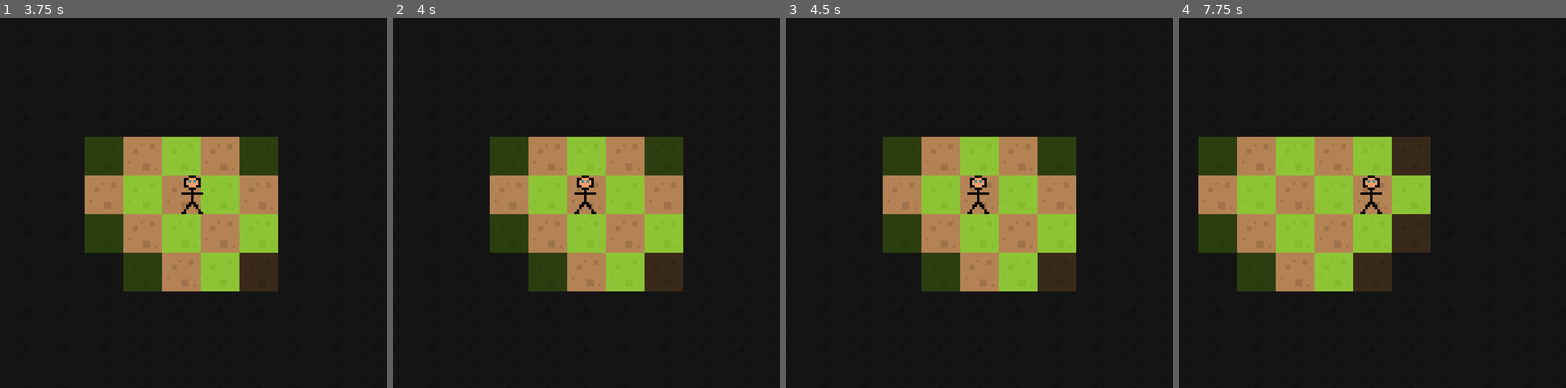
Above: before the commit, frames 1-4 (left to right).
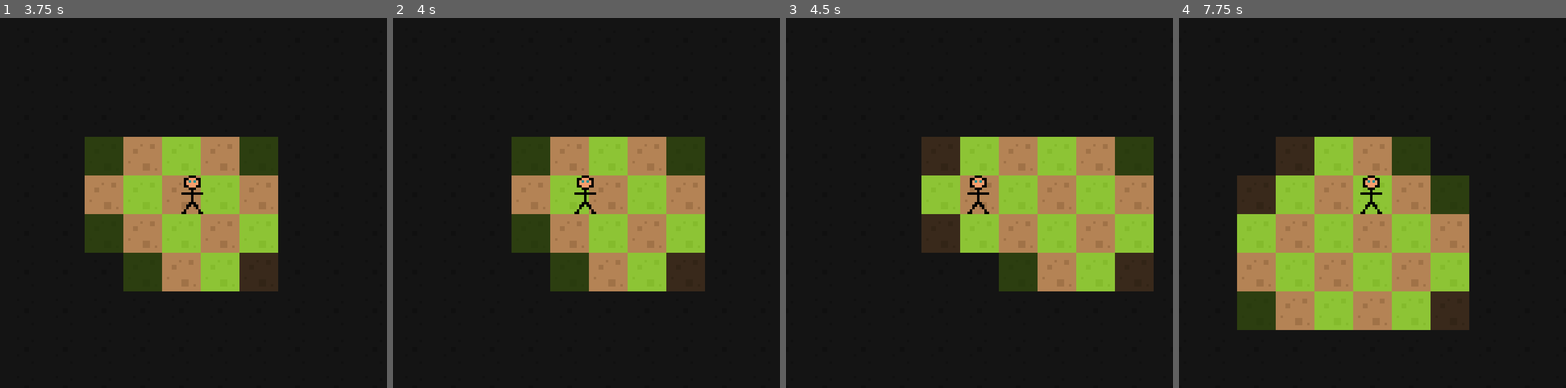
Above: after the commit, the same moments.

Repository: SebboScruff/GMTKJam-2025
Game: Godot game, scene res://scenes/levels/mechanics_testbed.tscn
The game is run twice, just before and just after one commit, with the same random seed, the same clock (stepped at 60 frames per second) and the same inputs.
Inputs:
- Up to frame 1 (3.75 s): tap Enter at 0.5, 2, 3.5 s; hold D (move_right) 0.53-1.28 s; tap Space at 1.25, 2.75 s; hold S (move_down) 1.28-2.03 s; hold D (move_right) 2.03-2.78 s; hold Up (move_up) 2.78-3.53 s; hold Left (move_left) from 3.53 s (still down)
- Up to frame 2 (4 s): keep holding Left (move_left)
- Up to frame 3 (4.5 s): keep holding Left (move_left)
- Up to frame 4 (7.75 s): tap Space at 5 s; release Left (move_left) at 5.03 s; hold S (move_down) 5.03-5.78 s; hold D (move_right) 5.78-6.53 s; hold Up (move_up) 6.53-7.28 s; hold D (move_right) from 7.28 s (still down)

Frame 1 is identical in both runs. In frame 2, 13% of the frame differs, in the area x 25-81%, y 32-74%; in frame 3, 19%; in frame 4, 32%, in the area x 5-75%, y 32-85%.

Commit message:
courage movement system working.
There is a bit of jank because you have to literally exactly retrace your steps to conserve your courage. Probably fixable by adding an additional fog layer, to make the "visited" tiles more distinct from the "seen"/"revealed" tiles adjacent to them.

Diff:
--- a/GMTK25_godot/scenes/prefabs/map.gd
+++ b/GMTK25_godot/scenes/prefabs/map.gd
@@ -7,19 +7,15 @@
 
 @export var player:Player
 
-# This is a Vector2i->int Dictionary containing data as to whether a tile in the map has
-# been revealed yet.
-# NB: Value 0 = Not Revealed, 1 = Half-Revealed, 2 = Full Revealed.
-var tile_visibility_matrix:Dictionary = {}
 
 # Called when the node enters the scene tree for the first time.
 func _ready() -> void:
 	if(player == null):
 		print("No Player assigned to the Map's parent object. Fog Management will not work.")
-	for i in full_reveal_layer.get_used_cells():
-		tile_visibility_matrix[i] = 0
+
 
 	player.on_player_turn_ended.connect(update_fog)
+	update_fog(player.get_current_tile()) # Call Update Fog immediately
 
 
 # Called every frame. 'delta' is the elapsed time since the previous frame.
@@ -36,9 +32,6 @@
 	for i in range(-player.vision_range, player.vision_range+1):
 		for j in range(-player.vision_range, player.vision_range+1):
 			fog_layer.set_cell(Vector2i(_current_player_tile.x+i,_current_player_tile.y+j), -1) # This clears the tile completely
-			# Set unreavealed tiles to semi-revealed
-			if(tile_visibility_matrix[Vector2i(i,j)] == 0):
-				tile_visibility_matrix[Vector2i(i,j)] > 1
 
 	# 2: Reveal Adjacent
 		# On the 4 orthogonal adjacent tiles to the player, remove the tiles from the HalfReveal Layer
@@ -46,10 +39,6 @@
 	for i in range(-player.vision_range, player.vision_range+1):
 		## Fully reveal (and mark in the matrix) for the Horizontal Neighbour Tiles
 		half_reveal_layer.set_cell(Vector2i(_current_player_tile.x+i, _current_player_tile.y), -1)
-		if(tile_visibility_matrix[Vector2i(_current_player_tile.x+i, _current_player_tile.y)] != 2):
-			tile_visibility_matrix[Vector2i(_current_player_tile.x+i, _current_player_tile.y)] = 2
 
 		## Likewise for the Vertical Neighbour Tiles.
 		half_reveal_layer.set_cell(Vector2i(_current_player_tile.x, _current_player_tile.y+i), -1)
-		if(tile_visibility_matrix[Vector2i(_current_player_tile.x, _current_player_tile.y+i)] != 2):
-			tile_visibility_matrix[Vector2i(_current_player_tile.x, _current_player_tile.y+i)] = 2
--- a/GMTK25_godot/scenes/prefabs/player.gd
+++ b/GMTK25_godot/scenes/prefabs/player.gd
@@ -18,6 +18,7 @@
 #region Player Metrics
 var courage_remaining:int = 15
 var vision_range = 1
+var tiles_visited:Array = []
 #endregion
 
 var is_moving = false
@@ -31,7 +32,9 @@
 		print("No Tilemap Assigned to player! Movement will not work.")
 
 	# Emit this signal once at the start of the game to make sure the Fog updates immediately
-	on_player_turn_ended.emit(tilemap.local_to_map(global_position))
+	#on_player_turn_ended.emit(tilemap.local_to_map(global_position))
+	tiles_visited.append(get_current_tile())
+	print("Player started on Tile (%d,%d)"%[get_current_tile().x, get_current_tile().y])
 
 
 # Called every frame. 'delta' is the elapsed time since the previous frame.
@@ -60,6 +63,9 @@
 
 	if(global_position == player_sprite.global_position):
 		is_moving = false
+		if(!tiles_visited.has(get_current_tile())):
+			tiles_visited.append(get_current_tile())
+			print("Player has visited Tile (%d,%d)"%[get_current_tile().x, get_current_tile().y])
 		## This will cause the game manager to run all end-of-turn behaviours
 		# HERE we can resolve stuff like picking up items, activating traps, etc etc
 		on_player_turn_ended.emit(tilemap.local_to_map(global_position))
@@ -70,43 +76,49 @@
 
 
 func try_move(direction:Vector2):
+	## First, change the direction of the raycast so it's facing in the direction
+	## that the player is about to move in.
 	next_tile_check.target_position = direction * TILE_SIZE
 	next_tile_check.force_raycast_update()
 
-	# Get current world position as grid coords
+	## Get current world position as tilemap coords
 	var current_tile:Vector2i = tilemap.local_to_map(global_position)
 
-	# Get next tile in target direction as grid coords
+	## Get next tile in target direction as grid coords
 	var target_tile:Vector2i = Vector2i(
 		current_tile.x + direction.x,
 		current_tile.y + direction.y
 	)
 
+
 	## If next occupied by enemy, do a combat check
 	if(next_tile_check.is_colliding()):
 		if(next_tile_check.get_collider() is Enemy):
 			resolve_combat(next_tile_check.get_collider() as Enemy, current_tile, target_tile)
-			return
+			return # Whether or not we move is determined by the combat function. Break out of try_move.
 
+	## Extract data out of the target tile, to see if it is walkable or not
 	var target_tile_data:TileData = tilemap.get_cell_tile_data(target_tile)
-	# If unoccupied but not walkable, don't move
+	# If unoccupied but not walkable (i.e. Obstacle spaces, don't move
 	if(target_tile_data.get_custom_data("Walkable") == false):
 		return
 
-	## Need to flag if the next tile is unrevealed or half-revealed
-	## If it is, then moving into it will cost Courage, and you cannot move into it
-	## if you are out of Courage.
-	var is_next_tile_scary:bool = false
-	if(map_manager.tile_visibility_matrix[target_tile] != 2):
-		is_next_tile_scary = true
+	## Need to check if the next tile has previously been visited.
+	## If it hasn't, then moving there will have a courage cost.
+	print("Player Movement: Target Tile is (%d,%d)"%[target_tile.x, target_tile.y])
+	var is_next_tile_unvisited:bool = true
+	if(tiles_visited.has(target_tile)):
+		print("Player Movement: Target Tile has been visited")
+		is_next_tile_unvisited = false
 
-	# If unoccupied and walkable, move.
-	if(is_next_tile_scary && courage_remaining <= 0):
-		##TODO Play some animation here where the kid is scared
-		return
-	else:
+	if(is_next_tile_unvisited):
+		if(courage_remaining > 0):
+			move_to_tile(current_tile, target_tile)
+			adjust_courage(-1)
+		else: ## tile is unvisited and there's no courage left
+			return
+	else: # Next tile has already been visited
 		move_to_tile(current_tile, target_tile)
-		adjust_courage(-1)
 
 func resolve_combat(target_enemy:Enemy, _current_tile:Vector2, _target_tile:Vector2) -> void:
 	print(target_enemy.name)
@@ -136,9 +148,9 @@
 func adjust_courage(_delta:int) -> void:
 	force_cancel_movement()
 	courage_remaining += _delta
-	print("You have %d courage remaining"%courage_remaining)
+	print("Courage Updated: You have %d courage remaining"%courage_remaining)
 	if(courage_remaining <= 0):
-		print("bleh")
+		print("Player has died")
 		## TODO Respawn behaviours
 
 func force_cancel_movement() -> void:
@@ -146,3 +158,6 @@
 	Input.action_release("move_down")
 	Input.action_release("move_left")
 	Input.action_release("move_right")
+
+func get_current_tile() -> Vector2i:
+	return tilemap.local_to_map(global_position)
